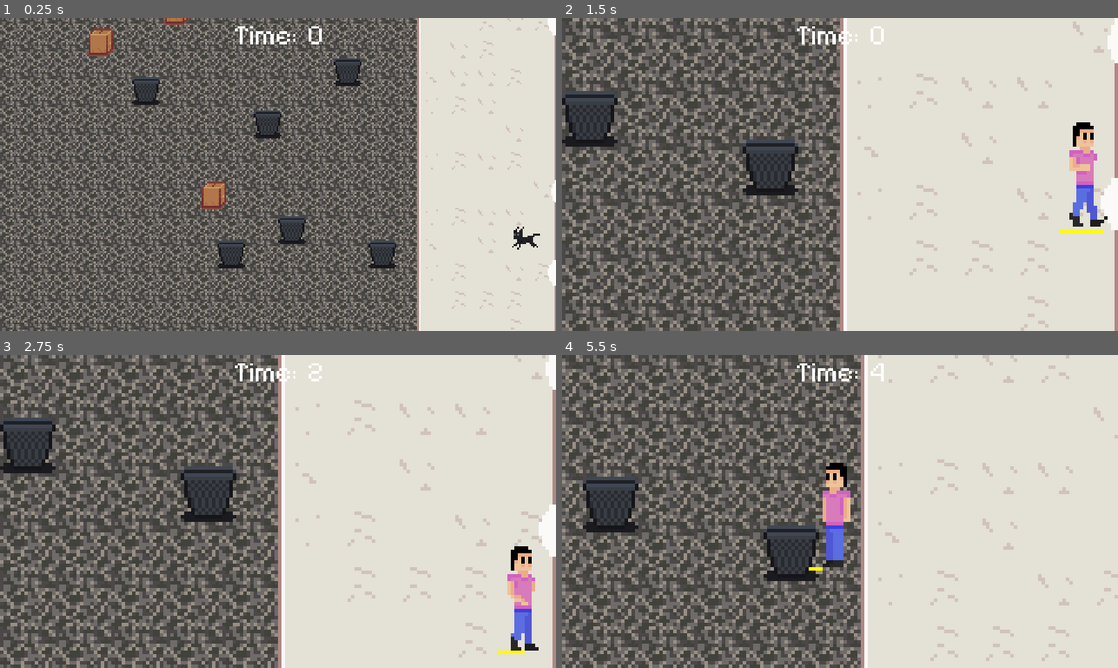
Above: before the commit, frames 1-4 (two rows, left to right).
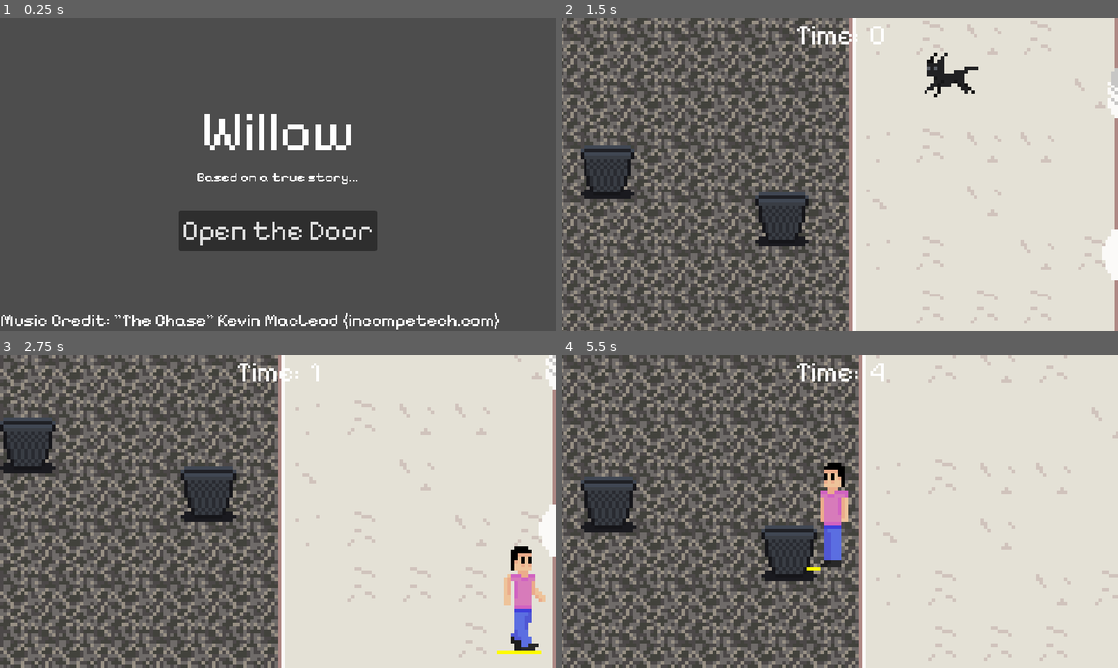
Above: after the commit, the same moments.

Repository: cjPoledo/game-willow
Game: Godot game, scene res://interface/title.tscn
Same seed, same stepped clock (60 frames per second), same inputs: the game is played once before the commit and once after it. Before the commit the project starts from res://levels/main_level.tscn.
Inputs (mouse positions are in pixels of both pictures, inside the frame that each line leads up to):
- Up to frame 1 (0.25 s): no input
- Up to frame 2 (1.5 s): click (840, 230) at 0.5 s, where only the run after the commit has a clickable "Open the Door"; move the mouse to (773, 168) at 1.27 s; hold D (right) from 1.28 s (still down); hold Shift (run) from 1.28 s (still down); click (773, 168) at 1.35 s
- Up to frame 3 (2.75 s): move the mouse to (27, 455) at 2.02 s; release D (right) at 2.03 s; release Shift (run) at 2.03 s; hold S (down) from 2.03 s (still down); tap Shift (run) at 2.1 s; click (27, 455) at 2.3 s
- Up to frame 4 (5.5 s): move the mouse to (895, 442) at 2.77 s; release S (down) at 2.78 s; hold D (right) 2.78-3.53 s; hold Shift (run) 2.78-3.53 s; click (895, 442) at 2.85 s; move the mouse to (812, 574) at 3.52 s; hold W (up) 3.53-4.28 s; tap Shift (run) at 3.6, 5.1 s; click (812, 574) at 3.8 s; move the mouse to (1006, 558) at 4.27 s; hold Shift (run) 4.28-5.03 s; hold A (left) from 4.28 s (still down); click (1006, 558) at 4.35 s; move the mouse to (673, 464) at 5.02 s; click (673, 464) at 5.3 s

The runs differ from the first frame. In frame 1, 64% of the frame differs, in the area x 0-100%, y 0-100%; in frame 2, 39%; in frame 3, 0.8%; in frame 4, 20%.

Commit message:
final commit

Diff:
--- a/entities/cat.gd
+++ b/entities/cat.gd
@@ -6,7 +6,7 @@
 const DEFAULT_COL = Color(1, 1, 1, 1)
 
 @export var speed := 70
-@export var jump_chance := 0.50
+@export var jump_chance := 0.75
 
 @onready var nav := $NavigationAgent2D
 @onready var sprite := $AnimatedSprite2D
@@ -14,6 +14,8 @@
 @onready var collision := $CollisionShape2D
 @onready var anim_player := $AnimationPlayer
 @onready var tease_sprite := $AnimatedSprite2D/AnimatedSprite2D
+@onready var meow := $meow
+@onready var hiss := $hiss
 
 var can_be_picked = false
 var mouse_hovered = false
@@ -28,6 +30,10 @@
 var dodges := 0
 
 func start_movement():
+	call_deferred("initialize_nav")
+
+func initialize_nav():
+	await get_tree().physics_frame
 	pick_new_target()
 
 func _input(event):
@@ -42,6 +48,7 @@
 			invul_phase = true
 			pause_timer.start()
 			dodges += 1
+			hiss.play()
 			return
 		emit_signal("caught", hid, hovers, dodges)
 		pause_timer.stop()
@@ -101,6 +108,7 @@
 		visible = true
 		finished = false
 		pause_timer.start()
+		meow.play()
 
 
 func _on_navigation_agent_2d_navigation_finished():
--- a/entities/cat.tscn
+++ b/entities/cat.tscn
@@ -1,8 +1,10 @@
-[gd_scene load_steps=24 format=3 uid="uid://3pn3hiqsf15c"]
+[gd_scene load_steps=26 format=3 uid="uid://3pn3hiqsf15c"]
 
 [ext_resource type="Script" path="res://entities/cat.gd" id="1_7tite"]
 [ext_resource type="Texture2D" uid="uid://c0y3kgfdli21" path="res://assets/cat-Sheet.png" id="2_c48ed"]
 [ext_resource type="Texture2D" uid="uid://yapqiyynucu0" path="res://assets/cat_tease-Sheet.png" id="3_x4q2y"]
+[ext_resource type="AudioStream" uid="uid://co4owfteqidi2" path="res://assets/audio/meow.wav" id="4_ey71w"]
+[ext_resource type="AudioStream" uid="uid://bnikulyrl7uni" path="res://assets/audio/hiss.mp3" id="5_spxia"]
 
 [sub_resource type="AtlasTexture" id="AtlasTexture_d0c80"]
 atlas = ExtResource("2_c48ed")
@@ -168,7 +170,7 @@
 position = Vector2(5, -10)
 sprite_frames = SubResource("SpriteFrames_u1ypx")
 autoplay = "default"
-frame_progress = 0.683272
+frame_progress = 0.225592
 
 [node name="CollisionShape2D" type="CollisionShape2D" parent="."]
 shape = SubResource("CircleShape2D_uhytg")
@@ -184,6 +186,12 @@
 "": SubResource("AnimationLibrary_en6ea")
 }
 
+[node name="meow" type="AudioStreamPlayer2D" parent="."]
+stream = ExtResource("4_ey71w")
+
+[node name="hiss" type="AudioStreamPlayer2D" parent="."]
+stream = ExtResource("5_spxia")
+
 [connection signal="mouse_entered" from="." to="." method="_on_mouse_entered"]
 [connection signal="mouse_exited" from="." to="." method="_on_mouse_exited"]
 [connection signal="animation_finished" from="AnimatedSprite2D" to="." method="_on_animated_sprite_2d_animation_finished"]
--- a/entities/hide_spot.gd
+++ b/entities/hide_spot.gd
@@ -6,6 +6,7 @@
 
 @onready var anim_player = $AnimationPlayer
 @onready var sprite = $Sprite2D
+@onready var thud = $thud
 
 var elapsed_time = 0
 var can_be_picked = false
@@ -23,7 +24,7 @@
 	and can_be_picked and mouse_hovered:
 		interacting = true
 		anim_player.play("interacted")
-
+		thud.play()
 
 func _physics_process(delta):
 	if can_be_picked and interacting:
--- a/entities/hide_spot.tscn
+++ b/entities/hide_spot.tscn
@@ -1,7 +1,8 @@
-[gd_scene load_steps=7 format=3 uid="uid://bgahk4af8jwg7"]
+[gd_scene load_steps=8 format=3 uid="uid://bgahk4af8jwg7"]
 
 [ext_resource type="Script" path="res://entities/hide_spot.gd" id="1_ug8k7"]
 [ext_resource type="Texture2D" uid="uid://dadi4vuairqs3" path="res://assets/obstacles.png" id="2_jhsie"]
+[ext_resource type="AudioStream" uid="uid://dyen4ad4c2nli" path="res://assets/audio/thud.wav" id="3_2106w"]
 
 [sub_resource type="RectangleShape2D" id="RectangleShape2D_y8oce"]
 size = Vector2(16, 9)
@@ -55,5 +56,8 @@
 [node name="CollisionShape2D" type="CollisionShape2D" parent="MouseDet"]
 shape = SubResource("RectangleShape2D_pps4y")
 
+[node name="thud" type="AudioStreamPlayer2D" parent="."]
+stream = ExtResource("3_2106w")
+
 [connection signal="mouse_entered" from="MouseDet" to="." method="_on_mouse_entered"]
 [connection signal="mouse_exited" from="MouseDet" to="." method="_on_mouse_exited"]
--- /dev/null
+++ b/interface/title.gd
@@ -0,0 +1,6 @@
+extends CanvasLayer
+
+
+
+func _on_button_pressed():
+	get_tree().change_scene_to_file("res://levels/main_level.tscn")
--- /dev/null
+++ b/interface/title.tscn
@@ -0,0 +1,63 @@
+[gd_scene load_steps=6 format=3 uid="uid://bt2p6xprqfjdq"]
+
+[ext_resource type="Script" path="res://interface/title.gd" id="1_bcct7"]
+[ext_resource type="FontFile" uid="uid://b42yskm0qai2y" path="res://assets/PixelifySans-Regular.ttf" id="2_v3nft"]
+
+[sub_resource type="LabelSettings" id="LabelSettings_j63pt"]
+font = ExtResource("2_v3nft")
+font_size = 64
+
+[sub_resource type="LabelSettings" id="LabelSettings_qjufx"]
+font = ExtResource("2_v3nft")
+
+[sub_resource type="LabelSettings" id="LabelSettings_30wji"]
+font = ExtResource("2_v3nft")
+font_size = 20
+
+[node name="Title" type="CanvasLayer"]
+script = ExtResource("1_bcct7")
+
+[node name="VBoxContainer" type="VBoxContainer" parent="."]
+anchors_preset = 15
+anchor_right = 1.0
+anchor_bottom = 1.0
+grow_horizontal = 2
+grow_vertical = 2
+alignment = 1
+
+[node name="Label" type="Label" parent="VBoxContainer"]
+layout_mode = 2
+text = "Willow"
+label_settings = SubResource("LabelSettings_j63pt")
+horizontal_alignment = 1
+
+[node name="Label2" type="Label" parent="VBoxContainer"]
+layout_mode = 2
+text = "Based on a true story..."
+label_settings = SubResource("LabelSettings_qjufx")
+horizontal_alignment = 1
+
+[node name="Label3" type="Label" parent="VBoxContainer"]
+layout_mode = 2
+label_settings = SubResource("LabelSettings_qjufx")
+horizontal_alignment = 1
+
+[node name="Button" type="Button" parent="VBoxContainer"]
+layout_mode = 2
+size_flags_horizontal = 4
+size_flags_vertical = 4
+theme_override_fonts/font = ExtResource("2_v3nft")
+theme_override_font_sizes/font_size = 32
+text = "Open the Door"
+
+[node name="Label" type="Label" parent="."]
+anchors_preset = 2
+anchor_top = 1.0
+anchor_bottom = 1.0
+offset_top = -23.0
+offset_right = 471.0
+grow_vertical = 0
+text = "Music Credit: \"The Chase\" Kevin MacLeod (incompetech.com)"
+label_settings = SubResource("LabelSettings_30wji")
+
+[connection signal="pressed" from="VBoxContainer/Button" to="." method="_on_button_pressed"]
--- a/interface/ui.gd
+++ b/interface/ui.gd
@@ -12,12 +12,17 @@
 @onready var hide_label = $GameOver/VBoxContainer/HBoxContainer/Hid2
 @onready var dodge_label = $GameOver/VBoxContainer/HBoxContainer4/Dodges2
 
+@onready var bgm := $bgm
+@onready var win := $win
+
 func _process(delta):
 	if started:
 		time += delta
 		time_label.text = str(round(time))
 
 func game_over(hid, hover, dodge):
+	bgm.stop()
+	win.play()
 	started = false
 	game_time_container.visible = false
 	final_score_label.text = str(snapped(time, 0.01))
@@ -26,7 +31,12 @@
 	close_enc_label.text = str(hover)
 	dodge_label.text = str(dodge)
 	game_over_screen.visible = true
+	$Timer.start()
 
 
 func _on_button_pressed():
 	get_tree().reload_current_scene()
+
+
+func _on_timer_timeout():
+	$GameOver/VBoxContainer/Button.disabled = false
--- a/interface/ui.tscn
+++ b/interface/ui.tscn
@@ -1,7 +1,9 @@
-[gd_scene load_steps=7 format=3 uid="uid://mirwyc5yx1qm"]
+[gd_scene load_steps=9 format=3 uid="uid://mirwyc5yx1qm"]
 
 [ext_resource type="Script" path="res://interface/ui.gd" id="1_43ha5"]
 [ext_resource type="FontFile" uid="uid://b42yskm0qai2y" path="res://assets/PixelifySans-Regular.ttf" id="2_jtdnh"]
+[ext_resource type="AudioStream" uid="uid://u1vovg77yfnw" path="res://assets/audio/The Chase FX.mp3" id="3_wuffa"]
+[ext_resource type="AudioStream" uid="uid://dic5ufxonnmxu" path="res://assets/audio/win.wav" id="4_0fiev"]
 
 [sub_resource type="LabelSettings" id="LabelSettings_hhmi8"]
 font = ExtResource("2_jtdnh")
@@ -177,6 +179,19 @@
 layout_mode = 2
 theme_override_fonts/font = ExtResource("2_jtdnh")
 theme_override_font_sizes/font_size = 32
+disabled = true
 text = "Open the Door Again"
 
+[node name="bgm" type="AudioStreamPlayer" parent="."]
+stream = ExtResource("3_wuffa")
+volume_db = -10.0
+autoplay = true
+
+[node name="win" type="AudioStreamPlayer" parent="."]
+stream = ExtResource("4_0fiev")
+
+[node name="Timer" type="Timer" parent="."]
+one_shot = true
+
 [connection signal="pressed" from="GameOver/VBoxContainer/Button" to="." method="_on_button_pressed"]
+[connection signal="timeout" from="Timer" to="." method="_on_timer_timeout"]
--- a/levels/main_level.gd
+++ b/levels/main_level.gd
@@ -11,6 +11,7 @@
 @onready var camera := $StartCam
 @onready var ui := $UI
 @onready var tilemap := $NavigationRegion2D/TileMap
+@onready var thud := $thud
 
 var obstacles := []
 var obstacle_scene := preload("res://entities/hide_spot.tscn")
@@ -60,5 +61,7 @@
 func end_scene():
 	await get_tree().create_timer(1).timeout
 	tilemap.set_cell(0, Vector2i(19, 13), 0, Vector2i(3, 1))
+	thud.play()
 	await get_tree().create_timer(0.3).timeout
 	tilemap.set_cell(0, Vector2i(19, 13), 0, Vector2i(3, 0))
+	thud.play()
--- a/levels/main_level.tscn
+++ b/levels/main_level.tscn
@@ -1,9 +1,10 @@
-[gd_scene load_steps=13 format=3 uid="uid://ctcxs23udrkq2"]
+[gd_scene load_steps=14 format=3 uid="uid://ctcxs23udrkq2"]
 
 [ext_resource type="Script" path="res://levels/main_level.gd" id="1_xq1nc"]
 [ext_resource type="Texture2D" uid="uid://tkfq4s3gefip" path="res://assets/floor.png" id="2_xyelv"]
 [ext_resource type="Texture2D" uid="uid://edsk85m10ol7" path="res://assets/top wall.png" id="3_tcox6"]
 [ext_resource type="PackedScene" uid="uid://mirwyc5yx1qm" path="res://interface/ui.tscn" id="4_ruiva"]
+[ext_resource type="AudioStream" uid="uid://dyen4ad4c2nli" path="res://assets/audio/thud.wav" id="5_ssw0a"]
 
 [sub_resource type="NavigationPolygon" id="NavigationPolygon_wjc75"]
 outlines = Array[PackedVector2Array]([PackedVector2Array(0, 0, 320, 0, 320, 256, 0, 256)])
@@ -237,4 +238,7 @@
 
 [node name="UI" parent="." instance=ExtResource("4_ruiva")]
 
+[node name="thud" type="AudioStreamPlayer2D" parent="."]
+stream = ExtResource("5_ssw0a")
+
 [connection signal="animation_finished" from="AnimationPlayer" to="." method="_on_animation_player_animation_finished"]
--- a/project.godot
+++ b/project.godot
@@ -11,7 +11,7 @@
 [application]
 
 config/name="game-willow"
-run/main_scene="res://levels/main_level.tscn"
+run/main_scene="res://interface/title.tscn"
 config/features=PackedStringArray("4.2", "GL Compatibility")
 config/icon="res://icon.svg"
 
Binary file added: .release/index.apple-touch-icon.png
Binary file added: .release/index.icon.png
Binary file added: .release/index.png
Not shown, added: assets/audio/The Chase FX.mp3.import
Not shown, added: assets/audio/hiss.mp3.import
Not shown, added: assets/audio/meow.wav.import
Not shown, added: assets/audio/thud.wav.import
Not shown, added: assets/audio/win.wav.import
Binary file changed: assets/floor.png
Not shown, added: export_presets.cfg
Not shown: 1 places in test_scene.tscn that only renumber resources
Not shown, added: .release/index.audio.worklet.js
(and 11 more such lines)
